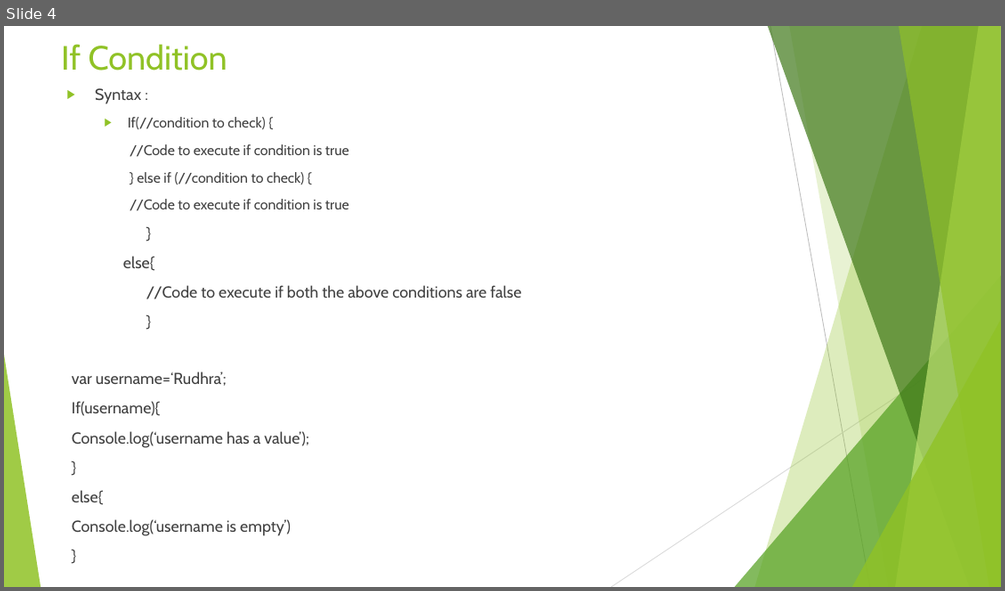
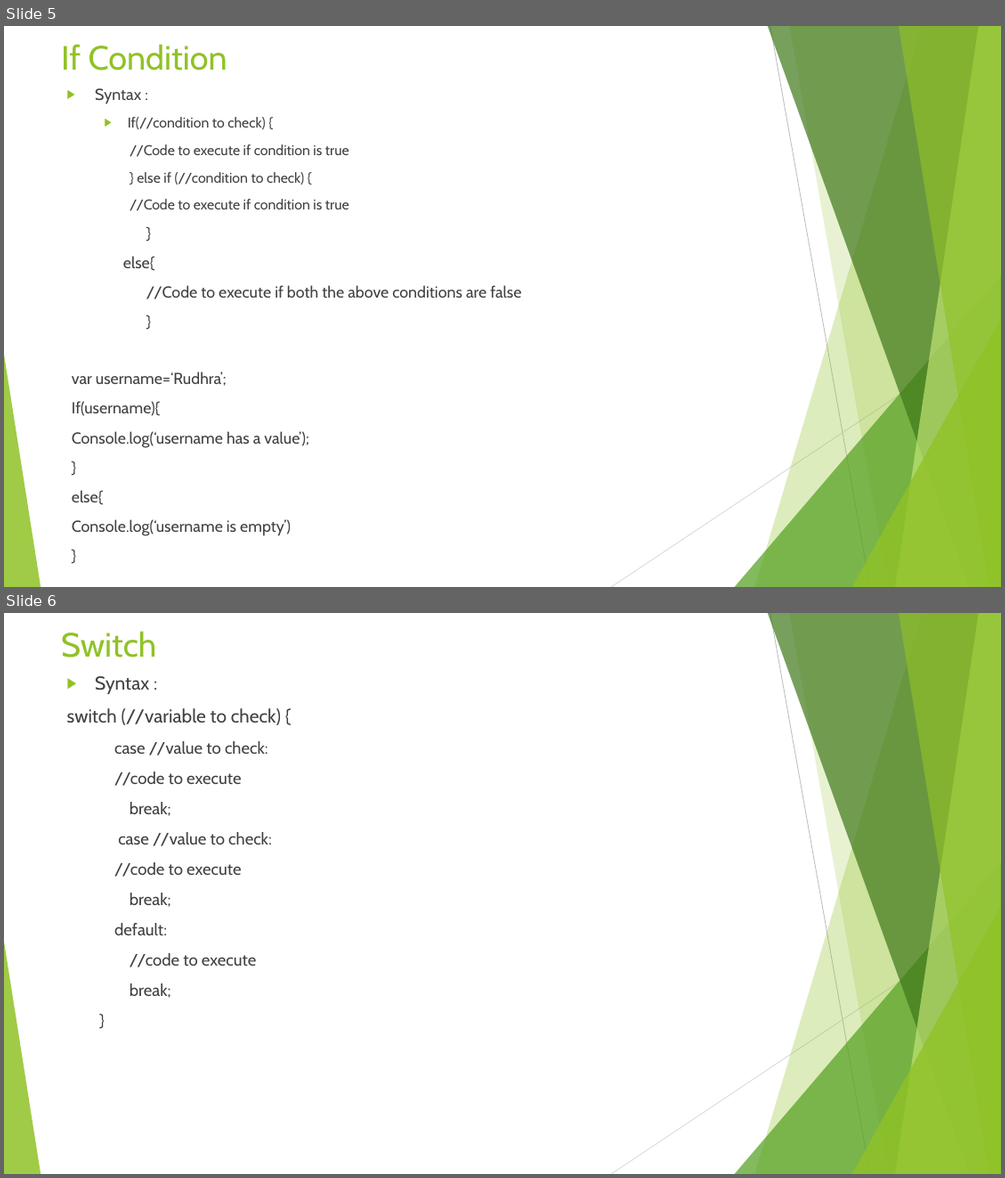
Before and after one commit to rudhrainfogain/JavaScript, a slide deck: PPT/JavaScriptTraining.pptx. Shown one above the other, each under a label of ours: slide 4 before the commit, slides 5 and 6 after it. The pictures are 1005x591 and 1005x1178 pixels, drawn with LibreOffice and Linux fonts; fonts in the diff are those of the drawing. Boxes give left, top, right and bottom in pixels: in the first picture for what was removed or moved away, otherwise in the second. Text is boxed around its words. In the diff, an @@ line names an element or a change of style, - is before the commit and + after.

```diff
--- a/PPT/JavaScriptTraining.pptx
+++ b/PPT/JavaScriptTraining.pptx
@@ slide 6 added at <box>4,613,1001,1174</box>, background #FFFFFF; not listed: 10 template elements that a slide beside it also shows @@
@@ title added at <box>61,631,156,657</box>, 32.4 pt, text #90C226 @@
+Switch
@@ text added at <box>67,676,281,997</box>, 16 pt, text #404040 @@
+▶ Syntax :
+switch (//variable to check) {
+  case //value to check:
+  //code to execute
+  break;
+  case //value to check:
+  //code to execute
+  break;
+  default:
+  //code to execute
+  break;
+  }
@@ what was slide 4 is now slide 5 @@
```
Also in this commit, not shown: 9 other slides added, 7 other files.
